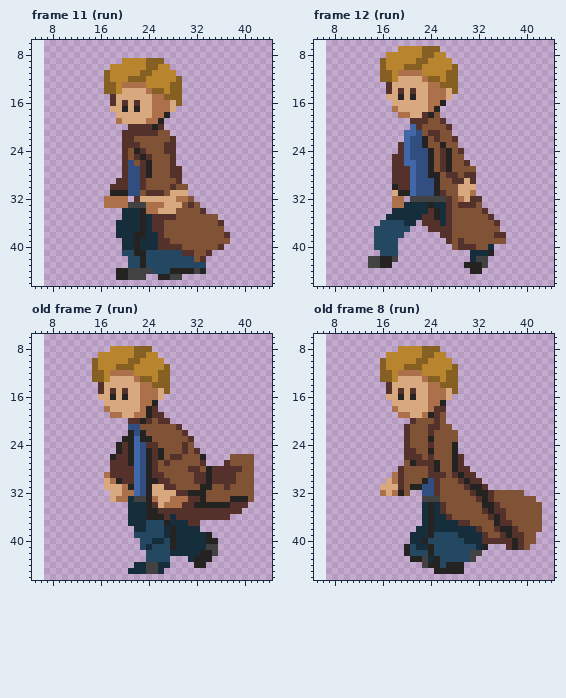
Two states of a pixel-art file, Assets/Detective/detective_anims1.aseprite. The first picture shows the starting point.
43x48 pixels, 25 frames. Colours within 5 levels of each other are drawn and written as one. Shown: frame 11 (run): x 5..44, y 6..46; frame 12 (run): x 5..44, y 6..46; old frame 7 (run): x 5..44, y 6..46; old frame 8 (run): x 5..44, y 6..46. The old version is drawn lined up with the new one, on the new canvas. The commit also changed other frames, which this record leaves out.
Now the later version:
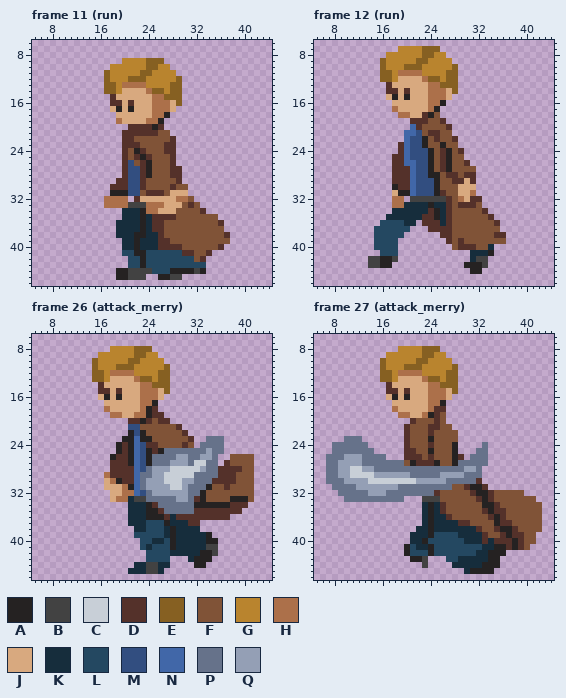
Palette (. is transparent): A #252222  B #424242  C #c8cfd7  D #54312a  E #866022  F #805337  G #b9842e  H #ac704a  J #d8a97f  K #162d3c  L #244861  M #324e80  N #4167a8  P #66728a  Q #949fb5
A new or re-ordered frame is compared with the old frame closest to it.
Commit: fireball/fireDUH/fire attack
Difference:
canvas 43x48 -> 50x48, the old top-left corner now at 7,0
frames 25 -> 32
Frame 11 (run):
y 16: x 19..22 JDJD -> DJDJ
y 17: x 19..22 JAJA -> AJAJ
Frame 12 (run):
y 14: x 18..21 JDJD -> DJDJ
y 15: x 18..21 JAJA -> AJAJ
Frame 26 (attack_merry) is new; against old frame 7 (run):
y 15: x 17..20 JDJD -> DJDJ
y 16: x 17..20 JAJA -> AJAJ
y 23: x 34..36 ... -> PPP
y 24: x 33..36 .... -> PPPP
y 25: x 27..36 FFFDFD.... -> PPPPPPPQPP
y 26: x 25..35 DAFDDFFFA.. -> PPPPQQPPQQP
y 27: x 25..35 DFDFFFFFD.. -> PPPQQQPCCPP
y 28: x 24..35 ADFFFFFDDFAD -> PQQQCCCCCQPP
y 29: x 23..35 MADDFFFFFDDAD -> PPQQCCCCCPPPP
y 30: x 23..34 MAADDFFFFDDA -> PQQQCCCQQPPP
y 31: x 23..33 MAJJDDFFFFA -> PQQQQCCQPPP
y 32: x 24..32 AJJJJDDAA -> PQQQQQQPP
y 33: x 24..31 AHJJHHHD -> PPPPPQQP
y 34: x 26..31 JHHHDD -> PPPPPP
y 35: x 27..31 DDDDD -> PPPPP
Frame 27 (attack_merry) is new; against old frame 8 (run):
y 15: x 18..21 JDJD -> DJDJ
y 16: x 18..21 JAJA -> AJAJ
y 23: x 10..12 ... -> PPP
y 24: x 8..13 ...... -> PPPPPP; x 33 . -> P
y 25: x 8..14 ....... -> PPPPPPP; x 32..33 .. -> PP
y 26: x 7..16 .......... -> PPPQQQPPPP; x 31..33 ... -> PPP
y 27: x 7..19 ............. -> PPQQQQPPPPPPP; x 29..33 D.... -> PPPPP
y 28: x 7..32 ............DFFFFDAFFADD.. -> PPQQCCQQPPPPPPPPPPPPPPPQQP
y 29: x 7..32 ...........HDFFFFDDDFDADD. -> PPQQCCCCQQQQQQPPPPPQQQQPPP
y 30: x 7..31 ..........JHDFFFAMDFFFDAD -> PPPQQQQCCCCCCCCQQQQQPPPPP
y 31: x 8..27 ........JJJDFAAMMDFF -> PPPPQQQQQQQPPPPPPPPP
y 32: x 9..24 .......HJHAF..MM -> PPPPPQQQPPPPPPPP
y 33: x 10..19 .......... -> PPPPPPPPPP
y 40: x 34 D -> K
y 41: x 32..36 KA... -> LKKAA
y 42: x 31..36 BB.... -> LKKAAA
y 43: x 24..26 KAL -> ...; x 29..35 LLB.... -> KKKKKAA
y 44: x 24..35 AALAAA...... -> ....KKKKKAAA
y 45: x 25..34 AAAAA..... -> .....KAAAA
Where, in picture pixels (left, top, right, bottom), the same in both pictures:
changed: (116, 100, 140, 112)
changed: (392, 88, 416, 100)
changed: (104, 388, 128, 400)
changed: (140, 436, 224, 514)
changed: (392, 388, 416, 400)
changed: (326, 436, 488, 502)
changed: (428, 538, 506, 574)
